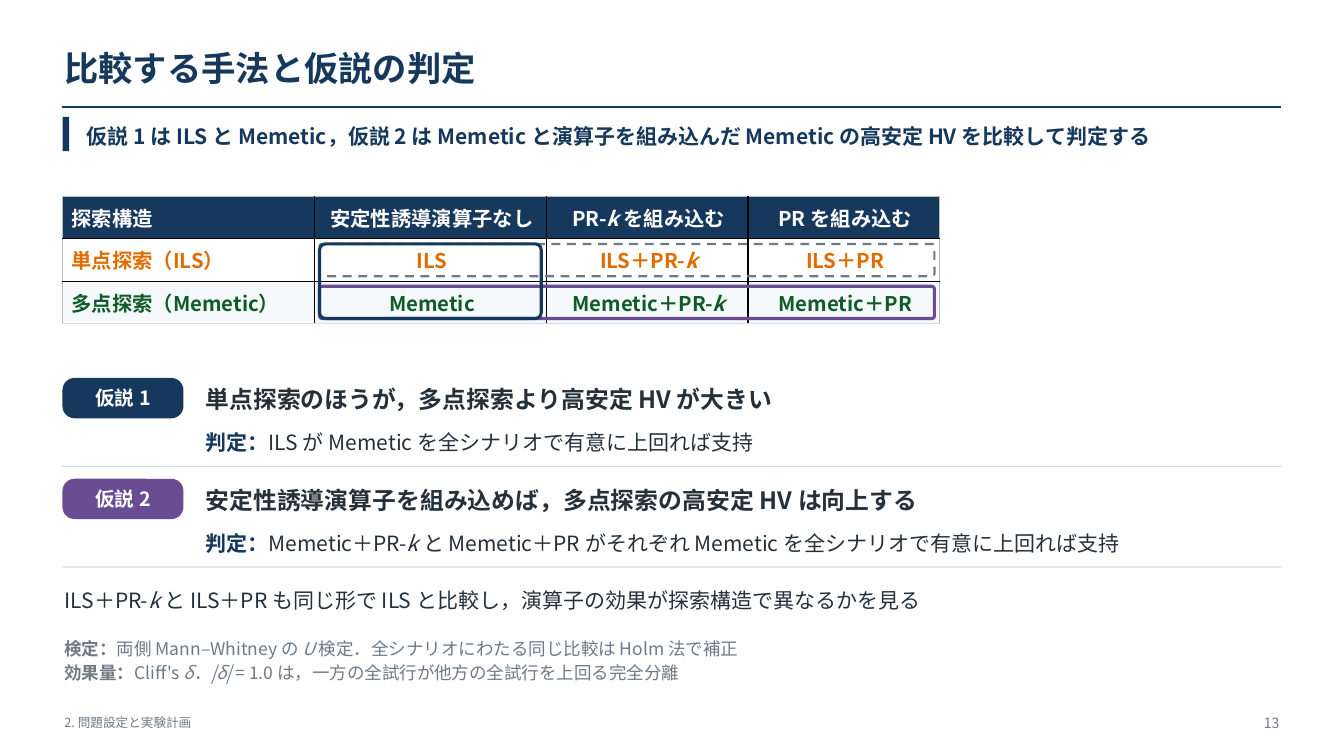
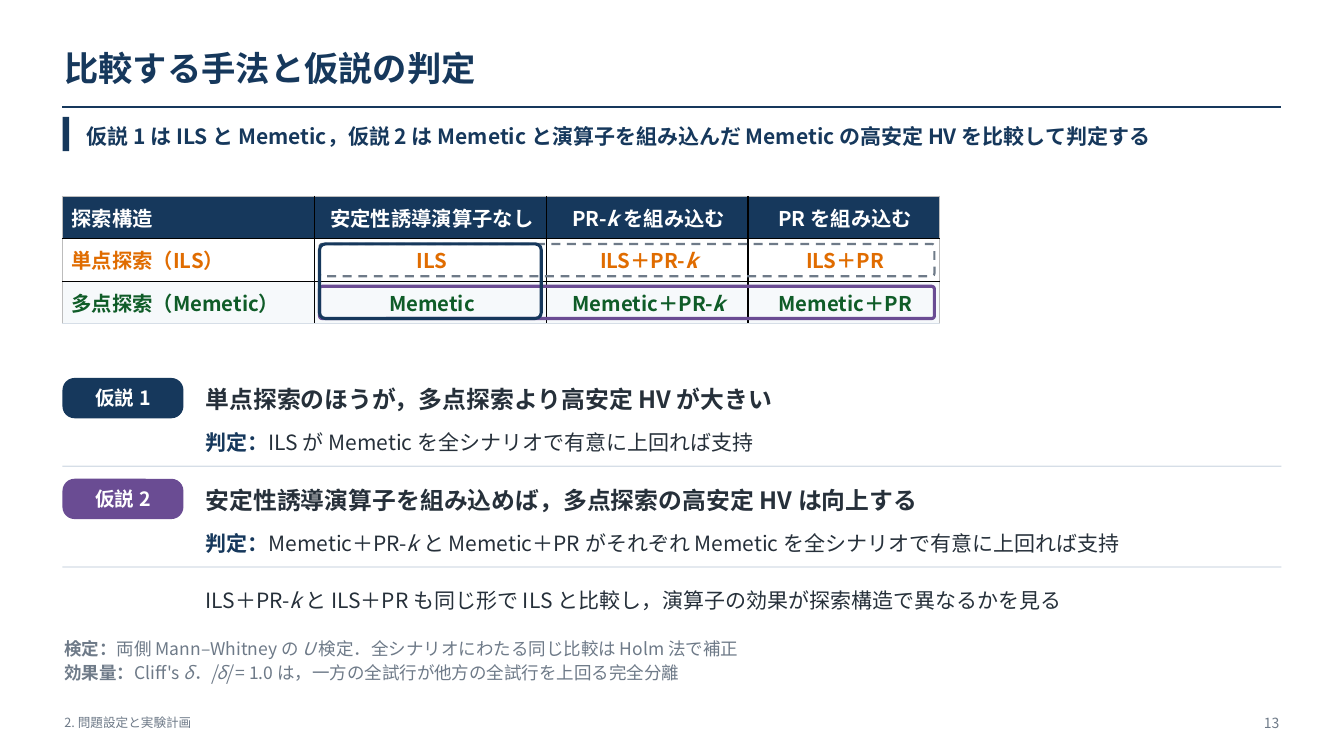
Before and after one commit to kitotakumi/stability_scheduling, a slide deck: slide 13 of doc/presentation_materials/JIMA2026fall_発表.pptx. Drawn at 1344x756 pixels with LibreOffice and Linux fonts; fonts in the diff are those of the drawing. Boxes give left, top, right and bottom in pixels: in the first picture for what was removed or moved away, otherwise in the second. Text is boxed around its words. In the diff, an @@ line names an element or a change of style, - is before the commit and + after.

```diff
--- a/doc/presentation_materials/JIMA2026fall_発表.pptx
+++ b/doc/presentation_materials/JIMA2026fall_発表.pptx
@@ text "ILS＋PR-k と ILS＋PR も同じ形で ILS ...": place and size @@
-text "ILS＋PR-k と ILS＋PR も同じ形で ILS ..." at (64,590,920,610)
+text "ILS＋PR-k と ILS＋PR も同じ形で ILS ..." at (206,590,1061,610)
```
Also in this commit, not shown: 2 other files.
